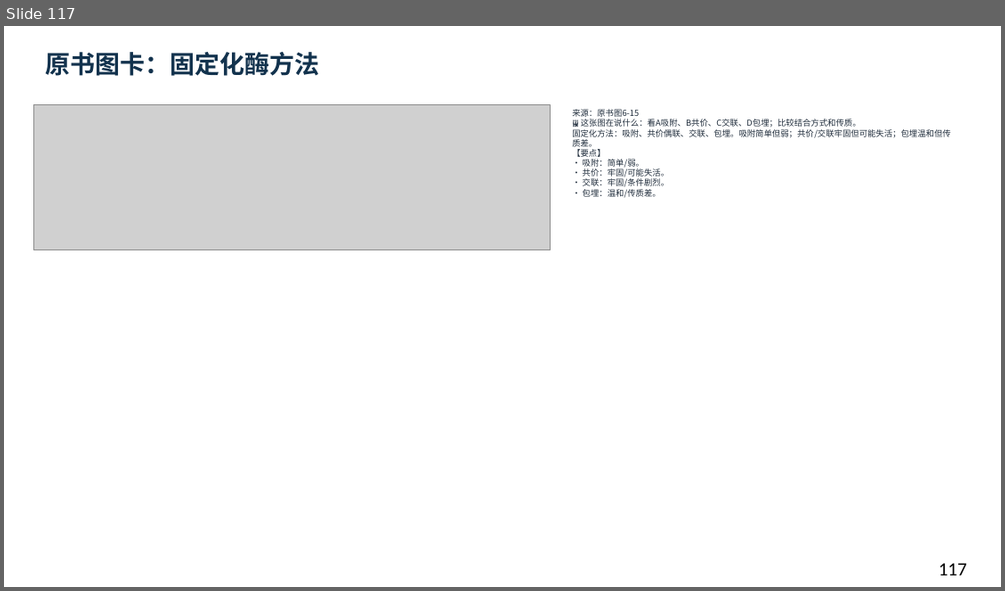
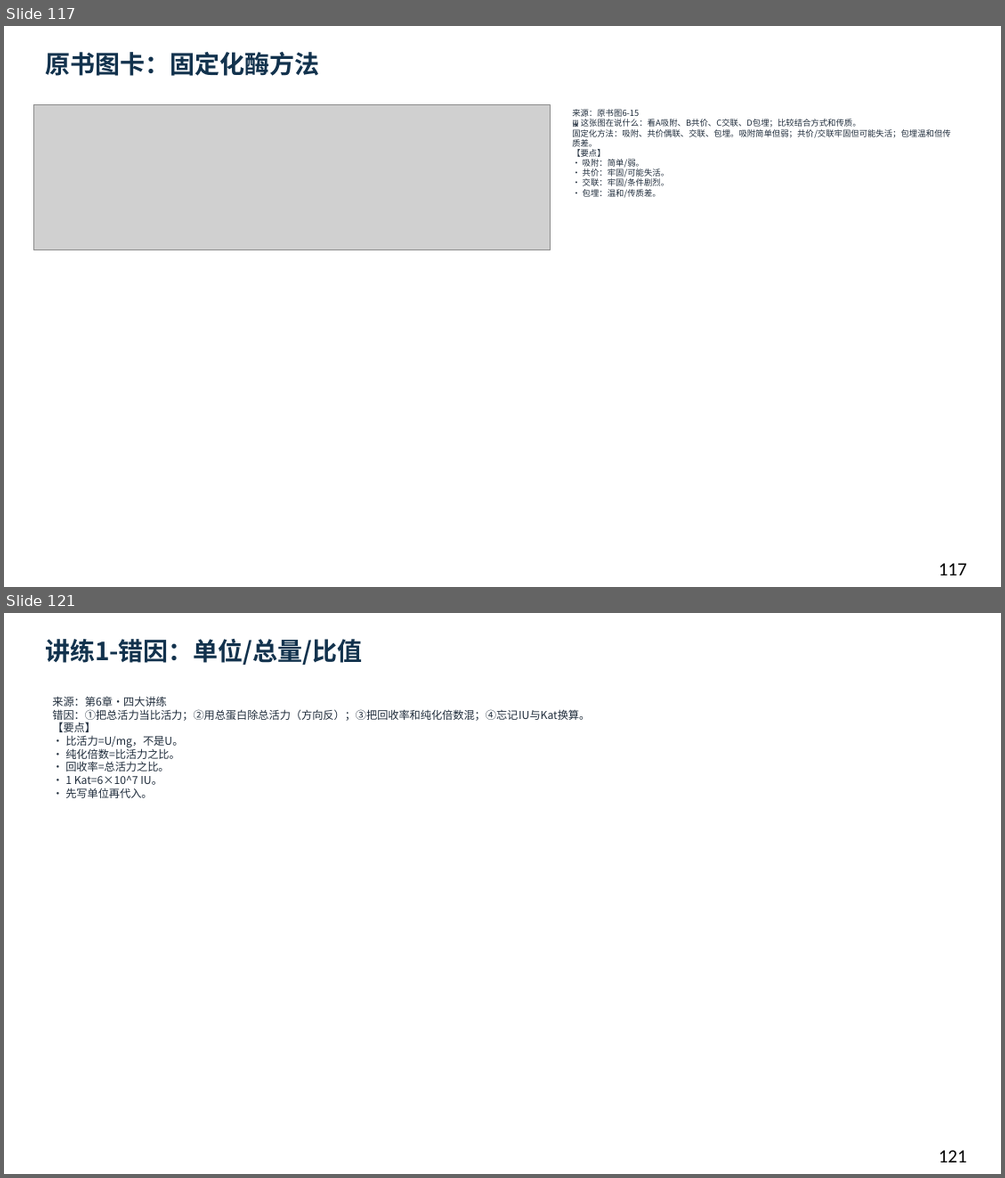
Before and after one commit to newkan-li/Biochemistry, a slide deck: downloads/bc06-ai-style.pptx. Shown one above the other, each under a label of ours: slide 117 before the commit, slides 117 and 121 after it; the slides between them are not shown. The pictures are 1005x591 and 1005x1178 pixels, drawn with LibreOffice and Linux fonts; fonts in the diff are those of the drawing; grey boxes stand for pictures. Boxes give left, top, right and bottom in pixels: in the first picture for what was removed or moved away, otherwise in the second. Text is boxed around its words. In the diff, an @@ line names an element or a change of style, - is before the commit and + after.

```diff
--- a/downloads/bc06-ai-style.pptx
+++ b/downloads/bc06-ai-style.pptx
@@ slide 121 added at bbox=[4, 613, 1001, 1174], background #FFFFFF @@
@@ text added at bbox=[45, 639, 363, 665], 24 pt, text #12324D, bold @@
+讲练1-错因：单位/总量/比值
@@ text added at bbox=[52, 696, 590, 798], 10.5 pt, text #202D3C @@
+来源：第6章·四大讲练
+错因：①把总活力当比活力；②用总蛋白除总活力（方向反）；③把回收率和纯化倍数混；④忘记IU与Kat换算。
+【要点】
+• 比活力=U/mg，不是U。
+• 纯化倍数=比活力之比。
+• 回收率=总活力之比。
+• 1 Kat=6×10^7 IU。
+• 先写单位再代入。
@@ text added at bbox=[938, 1150, 967, 1162], 18 pt, text #000000 @@
+121
```
Also in this commit, not shown: 1 slide changed, 15 other slides added, 6 other files.
